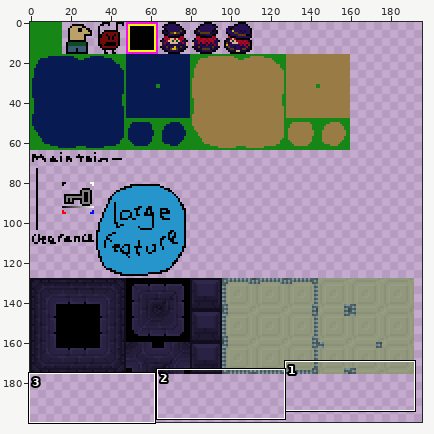
One commit to this sprite sheet: src/demo/src/data/image/2-tiles.png. The first picture is a wide view before the edit; the outline marks the close-up.
Close-up. First the earlier version:
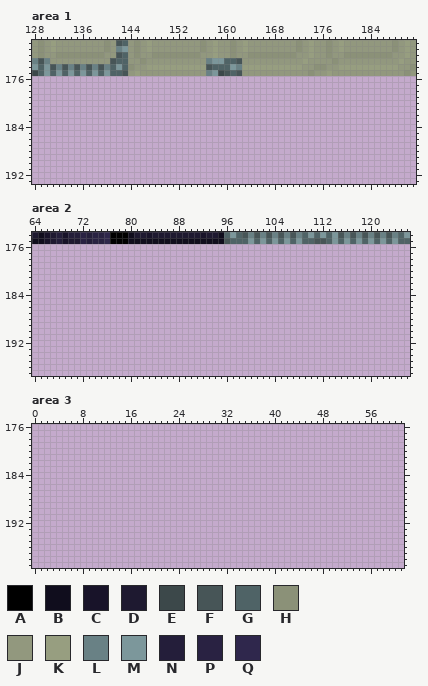
The file is 256x256 pixels. Colours within 5 levels of each other are drawn and written as one. Shown: area 1: x 128..191, y 170..193; area 2: x 64..126, y 174..197; area 3: x 0..61, y 176..199. The wide view leaves out empty margins.
Palette (. is transparent): A #000000  B #100d1d  C #181329  D #1e1930  E #3c484a  F #475557  G #4f6366  H #8b9178  J #92987e  K #979e80  L #698185  M #7c979b  N #241e3a  P #292242  Q #2f274c
Pixels before, area 1, first column x 128:
170 JHJKJJJJJJJJHJFGJHJKJJJJJJJJHJKJJHJKJJJJJJJJHJKJJHJKJJJJJJJJHJKJ
171 JHJKJJJJJJJJHJLMJHJKJJJJJJJJHJKJJHJKJJJJJJJJHJKJJHJKJJJJJJJJHJKJ
172 JHJJHHHHHHHHJJFGJHJJHHHHHHHHJJKJJHJJHHHHHHHHJJKJJHJJHHHHHHHHJJKJ
173 LFLJJJJJJJJJJFGGJJHJJJJJJJJJJLMMGGFJJJJJJJJJJKJJJJHJJJJJJJJJJKJJ
174 MGMFLFLFLFLFLGMGHJJKKKKKKKKKKFGGGMLKKKKKKKKKKJJHHJJKKKKKKKKKKJJH
175 EGMGMGMGMGMGMGGFJKJJJJJJJJJJJLMEFGFJJJJJJJJJJJHJJKJJJJJJJJJJJJHJ
Pixels before, area 2, first column x 64:
174 DBCDNCNNPNPPQAAABDDCDDDDDDDDCDDBGMGFLFLFLFLFLGMGMGMFLFLFLFLFLGM
175 BBCDNCDDPNPPQAAABBBBBBBBBBBBBBBBFGGGMGMGMGMGMGGFFGMGMGMGMGMGMGG
The same view after the edit:
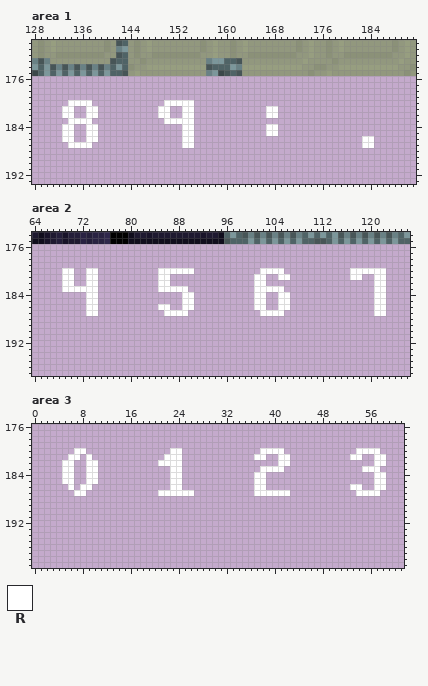
Colours new in this view: R #ffffff
From old to new:
Area 1:
Colour R now appears in row 180 at x 134 to 137 and 150 to 154; in rows 181 to 182 at x 133 to 134, 137 to 138, 149 to 150, 153 to 154 and 167 to 168; in row 183 at x 134 to 137 and 150 to 154; in rows 184 to 185 at x 133 to 134, 137 to 138, 153 to 154 and 167 to 168; in row 186 at x 133 to 134, 137 to 138, 153 to 154 and 183 to 184; in row 187 at x 134 to 137, 153 to 154 and 183 to 184.
Area 2:
Colour R now appears in row 180 at x 69 to 70, 73 to 74, 85 to 90, 102 to 105 and 117 to 122; in row 181 at x 69 to 70, 73 to 74, 85 to 86, 101 to 102, 105 to 106, 117 to 118 and 121 to 122; in row 182 at x 69 to 70, 73 to 74, 85 to 86, 101 to 102 and 121 to 122; in row 183 at x 69 to 74, 85 to 89, 101 to 105 and 121 to 122; in rows 184 to 185 at x 73 to 74, 89 to 90, 101 to 102, 105 to 106 and 121 to 122; in row 186 at x 73 to 74, 85 to 86, 89 to 90, 101 to 102, 105 to 106 and 121 to 122.
Colour R now appears in row 187 at x 73 to 74, 86 to 89, 102 to 105 and 121 to 122.
Area 3:
Colour R now appears in row 180 at x 7 to 8, 23 to 24, 38 to 41 and 54 to 57; in row 181 at x 6 to 7, 9, 22 to 24, 37 to 38, 41 to 42, 53 to 54 and 57 to 58; in row 182 at x 5 to 6, 9 to 10, 21 to 24, 41 to 42 and 57 to 58; in row 183 at x 5 to 6, 9 to 10, 23 to 24, 38 to 41 and 55 to 57; in rows 184 to 185 at x 5 to 6, 9 to 10, 23 to 24, 37 to 38 and 57 to 58; in row 186 at x 6, 8 to 9, 23 to 24, 37 to 38, 53 to 54 and 57 to 58.
Colour R now appears in row 187 at x 7 to 8, 21 to 26, 37 to 42 and 54 to 57.
